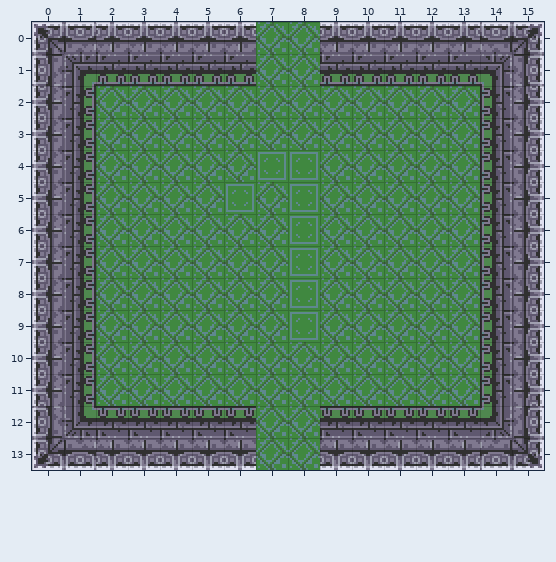
Level history. Tiled map: assets/tiled/lvl_test1.tmx. This is how it looked before the edit.
Cells are 16x16 px. Shown: x 0..15, y 0..13. The old version is drawn lined up with the new one.
The same view after the edit:
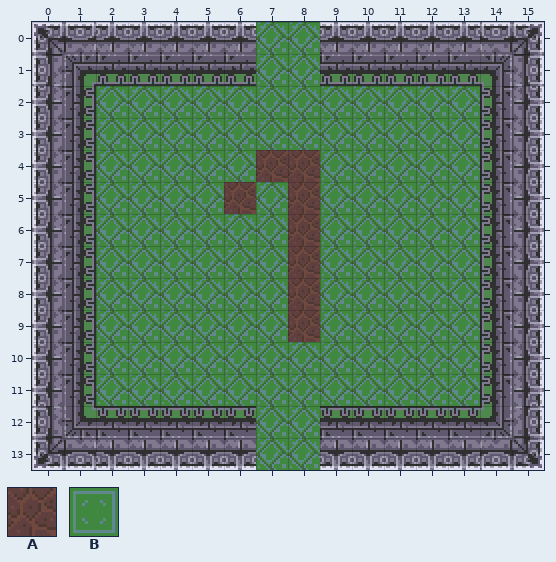
Key: from "dgn_test": A 13, B 22.
_ is an empty cell.
The edit:
map size 100x100 -> 16x14 cells (old content now starts at -16,-42; both pictures use the new coordinates)
Layer "Floor":
The author changed tile B to tile A in row 4 at x 7 to 8; in row 5 at x 6 and 8; in rows 6 to 9 at x 8.
